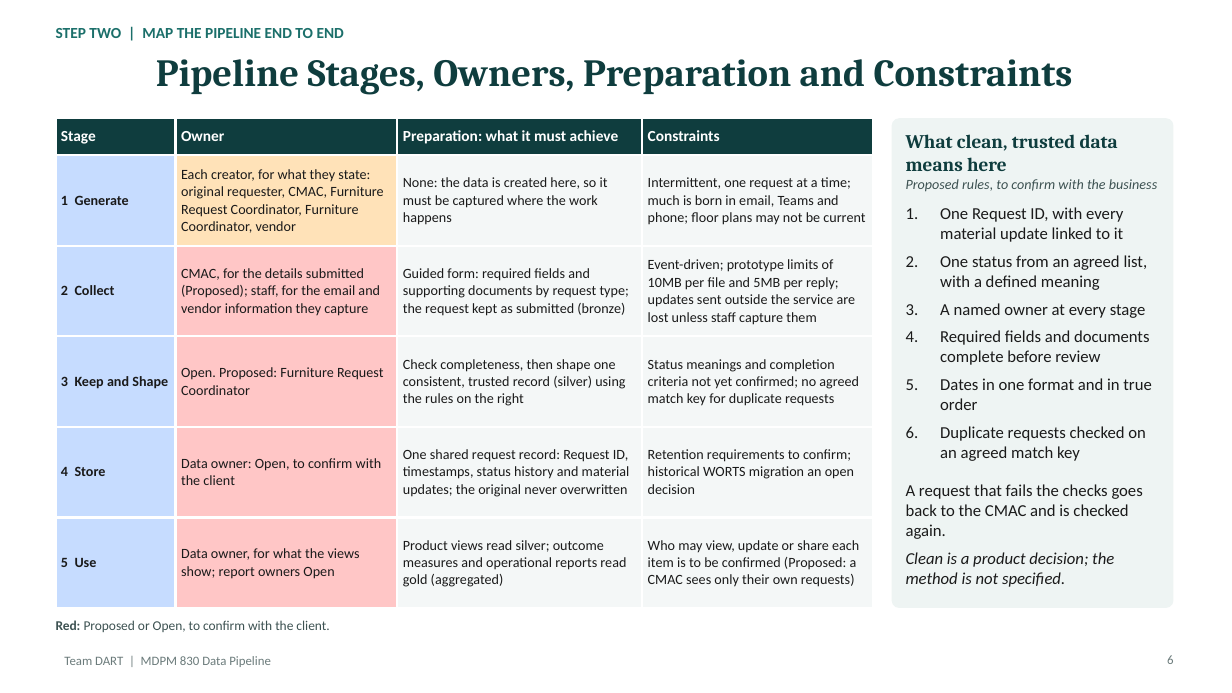
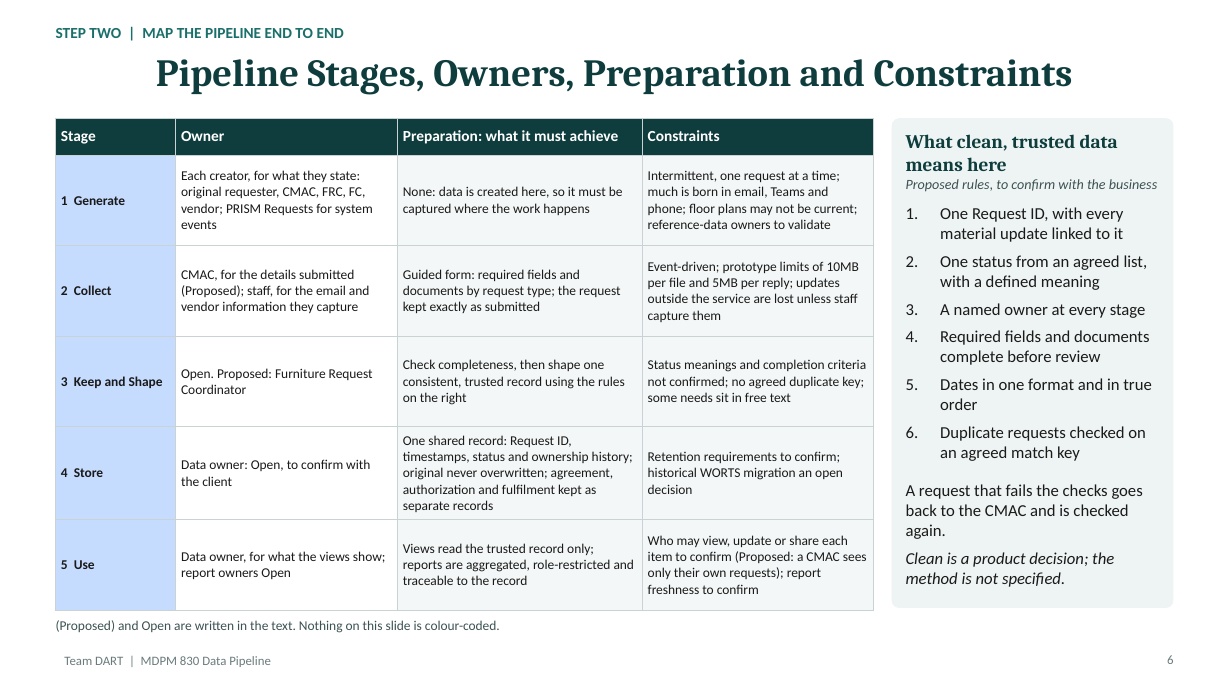
Before and after one commit to teminicrownpro-max/Adekunle-Adeniji, a slide deck: slide 6 of MDPM 830/Data Pipeline/TeamDART_MDPM830_Data_Pipeline_Team_Ade_slides_updated.pptx. Drawn at 1232x693 pixels with LibreOffice and Linux fonts; fonts in the diff are those of the drawing. Boxes give left, top, right and bottom in pixels: in the first picture for what was removed or moved away, otherwise in the second. Text is boxed around its words. In the diff, an @@ line names an element or a change of style, - is before the commit and + after.

```diff
--- a/MDPM 830/Data Pipeline/TeamDART_MDPM830_Data_Pipeline_Team_Ade_slides_updated.pptx
+++ b/MDPM 830/Data Pipeline/TeamDART_MDPM830_Data_Pipeline_Team_Ade_slides_updated.pptx
@@ table at <box>55,118,873,598</box> @@
-row 2: 1 Generate | Each creator, for what they state: original requester, CMAC, Furniture Request Coordinator, Furniture Coordinator, vendor | None: the data is created here, so it must be captured where the work happens | Intermittent, one request at a time; much is born in email, Teams and phone; floor plans may not be current
+row 2: 1 Generate | Each creator, for what they state: original requester, CMAC, FRC, FC, vendor; PRISM Requests for system events | None: data is created here, so it must be captured where the work happens | Intermittent, one request at a time; much is born in email, Teams and phone; floor plans may not be current; reference-data owners to validate
-row 3, column 3: Guided form: required fields and supporting documents by request type; the request kept as submitted (bronze)
+row 3, column 3: Guided form: required fields and documents by request type; the request kept exactly as submitted
-row 3, column 4: Event-driven; prototype limits of 10MB per file and 5MB per reply; updates sent outside the service are lost unless staff capture them
+row 3, column 4: Event-driven; prototype limits of 10MB per file and 5MB per reply; updates outside the service are lost unless staff capture them
-row 4, column 3: Check completeness, then shape one consistent, trusted record (silver) using the rules on the right
+row 4, column 3: Check completeness, then shape one consistent, trusted record using the rules on the right
-row 4, column 4: Status meanings and completion criteria not yet confirmed; no agreed match key for duplicate requests
+row 4, column 4: Status meanings and completion criteria not confirmed; no agreed duplicate key; some needs sit in free text
-row 5, column 3: One shared request record: Request ID, timestamps, status history and material updates; the original never overwritten
+row 5, column 3: One shared record: Request ID, timestamps, status and ownership history; original never overwritten; agreement, authorization and fulfilment kept as separate records
-row 6, column 3: Product views read silver; outcome measures and operational reports read gold (aggregated)
+row 6, column 3: Views read the trusted record only; reports are aggregated, role-restricted and traceable to the record
-row 6, column 4: Who may view, update or share each item is to be confirmed (Proposed: a CMAC sees only their own requests)
+row 6, column 4: Who may view, update or share each item to confirm (Proposed: a CMAC sees only their own requests); report freshness to confirm
@@ fill #FFE2B8 to #FFFFFF in row 2, column 2 @@
@@ fill #FFC6C6 to #FFFFFF in 4 cells @@
@@ size 11 to 10.5 pt in "1 Generate", "2 Collect", "CMAC, for the details submitted (Proposed); staff, ...", "3 Keep and Shape" and 6 more places @@
@@ borders changed @@
@@ text at <box>56,620,500,633</box>: text changed @@
-Red: Proposed or Open, to confirm with the client.
+(Proposed) and Open are written in the text. Nothing on this slide is colour-coded.
```
Also in this commit, not shown: 1 other slide changed, 3 other files.
